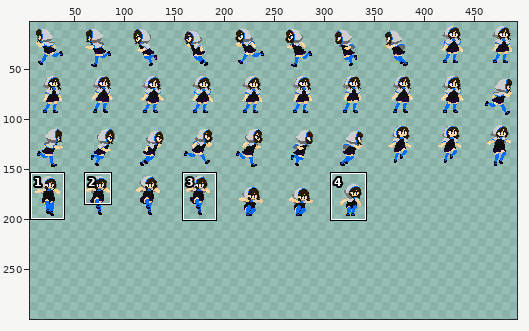
File history of a sprite sheet, assets/Runstand.png. The picture above shows the old version from afar; the outline marks the close-up.
Close-up. As it was:
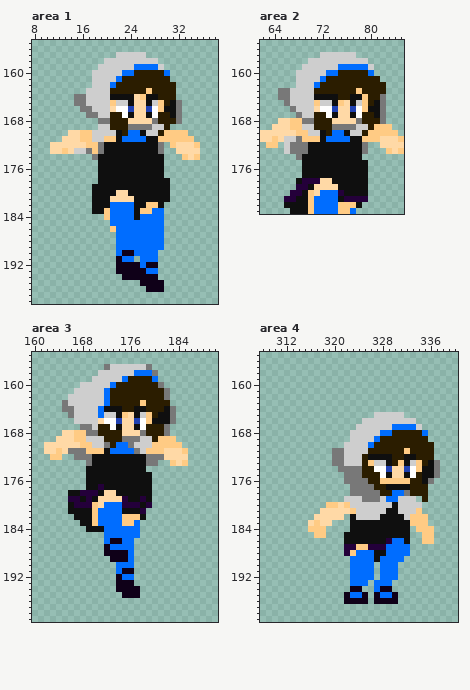
The file is 500x200 pixels. Shown: area 1: x 8..38, y 155..198; area 2: x 62..85, y 155..183; area 3: x 160..190, y 155..199; area 4: x 308..340, y 155..199. The old version is drawn lined up with the new one, on the new canvas. The wide view leaves out empty margins. The commit also changed other parts of the picture, which this record leaves out.
Now the later version:
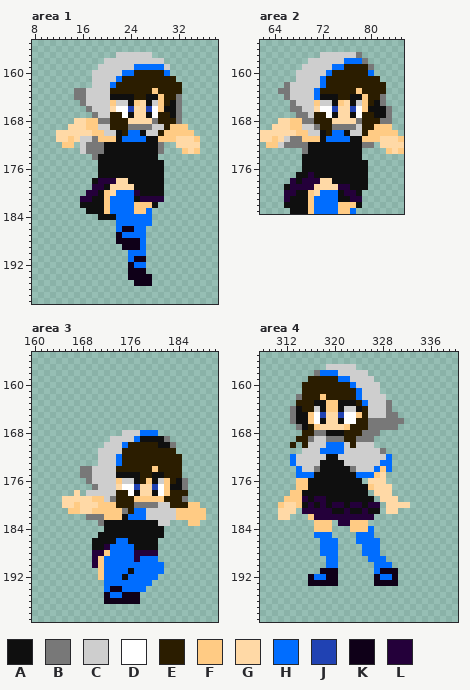
Palette (. is transparent): A #0f0f0f  B #787878  C #cecece  D #ffffff  E #2b1d00  F #ffcb84  G #ffd9a6  H #006dff  J #2042b3  K #0f0018  L #24003a
From old to new:
canvas 500x200 -> 500x300
Changed rows in their new state; - is an unchanged pixel.
Area 1:
first column x 11:
157 ----------------C--------
158 ------------------C------
159 ------------------HC-----
161 --------------------E----
162 ---------------------E---
163 ----BB----------EF---E---
164 --------------EE--F--B---
165 ----.---------F----------
166 -----.-------------------
167 ------.------------------
168 ----GGFF-----------------
169 ---GGGFF------------FFF--
170 -GG--GGFF--------------F-
171 -G-F-CCBF------------GGGF
172 ..FF.CBB------------.---G
173 .....--B-------------.F-F
174 ------------------.---...
first column x 16:
178 --ALLLGG------.
179 --LL-GGGG-----.
180 -LL-FGHHHL----.
181 LL--FHHHH-LLLL.
182 AA--F----FF-A.-
183 -A-------F-H..-
184 ---AAA---H--..-
185 -----.------..-
186 -----.-KK--...-
187 ------K----...-
188 ------KKKK-...-
189 ------.KKK-...-
190 ------..H--..--
191 ------..-KK..--
192 ------..-H-..--
193 ------..---..--
194 -------.----.--
195 ---------K--..-
196 -----------...-
Area 2:
first column x 65:
157 -------------B-----
158 -----------HHHB----
159 ---------H-EEEEB---
160 ---------E---------
162 -BC---CH-----------
163 ------H------------
164 .-----H------------
165 -.B----------------
166 ---B-------------AB
167 ----B------------AB
168 ------------------B
169 ------B-------E----
171 --B----------------
172 CB-------------B---
173 -...----------.----
174 ---.---------------
177 ---A-L-------------
178 --L----------------
179 -AL--L----LL-------
180 -L-A------ALL-.----
181 --A--------A--.----
Area 3:
first column x 162:
157 ----------........---------
158 ---------..........--------
159 --------...........--------
160 ------..............-------
161 -----................------
162 ----.................------
163 ---..................------
164 ---...................-----
165 ----..................-----
166 -----.................-----
167 ------...............------
168 ---..........CCCHHH..------
169 --.........CCCCHAAAAB.-----
170 ..........CCC-EEEEEAAB.----
171 .........CCCCEEEEEEEEE..---
172 -..--....CCCHEEEEEEEEEE.---
173 -------..CCCHEEEEEEEEEE.---
174 ------BBCCCCEEEEEEFEEEE----
175 ------BBCCCC----EEAAEEE----
176 -------BCCCCFCC-EFACFEAB---
177 -------.BCCCGDDJGGJDFAAB---
178 ----.G.CCCCCEED-GGADFEEE---
179 ---GGGGGFFCBEEEFFFFFEEEB---
180 ---GGFGGGFFFEEEBBBBCCEEEFF-
181 ----FFGG-FFFFBEHHCCCCCFFFFF
182 -----..BBBFFFAHHHCCCCCFFFFF
183 ------...BAAAAAAAAACC---FF-
184 -------...AAAAAAAAAA-------
185 ---------AAAAAAAAAAA-------
186 --------AAAAH-AAAAA--------
187 --------AAL----AAAA--------
188 --------LLFHHH-LLLL--------
189 --------LFHHHH-LHHH--------
190 --------LFHH---HHHHH-------
191 ---------FHH-HAHHHHH-------
192 ---------FHHHA-HHHH--------
193 ----------HHHHHHHH---------
194 ----------HK-HHHH----------
195 ----------KHH--------------
196 ----------KKKKKK-----------
Area 4:
first column x 311:
157 --------CCCCC--------------
158 ------BHHHCCCCC------------
159 -----EEEEEHHCCCC-----------
160 ----EEEEEEEEHCCCC----------
161 ----EEEEEEEEEHCCC----------
162 ---BEEEFEEEEEHCCCC---------
163 ---EEEAAFFAAAEHCCCB--------
164 --BAEECAFFACCAECCCB--------
165 --BAAFDJGGJDDFEC--BB.------
166 --BAAFDAGGADDEEBBBBBB..----
167 ---BAEFGGGGFEEEBBBBB....---
168 ----EEBBAAAEEEBBB........--
169 ---EEBCCBBBEEBBB.........--
170 --E-ECCCHHH-E--C..........-
171 ----CCCHHHH----CCB........-
172 --HCCCCCAAC---CCCCH.......-
173 --HCCCCAAAA---CC-HH........
174 ---HCCBAAAAA-CCCHFH........
175 ---HHHAAAAAAAHHHFG.........
176 ---FFAAAAAAAAA.GGG........-
177 ---FFAAAAAAAAAAFGGG......--
178 --FFAAAAAAAAAAA.GGG......--
179 -FFFLALLAAAAAAAA.GGG...-.--
180 FGGFALALALLALLALL.GGGG..---
181 GGG-LLLLLAALAALAA.GG....---
182 GG---FLLLLLLLLLL.........--
183 -----.-FF-LLFFF..........--
184 -----.--F---FFFH......-...-
185 ------HHH--..HHH......--..-
186 -------HHH-..HHHH.....--..-
187 -------HHH-...HHH.....-----
188 -------HHH-...--H.....-----
189 --------HH--...-H-...------
190 --------HH--....H--.-------
191 -------KKK--....HKKK-------
192 -----KHHKK--....K--K-------
193 -----KKKKK--...-KKKK-------
194 ------------..--...--------
195 -----------....-....-------
196 -----------....-....-------
Where, in picture pixels (left, top, right, bottom), the same in both close-ups:
changed: (50, 52, 200, 292)
changed: (278, 52, 392, 202)
changed: (44, 364, 206, 604)
changed: (278, 364, 440, 604)
